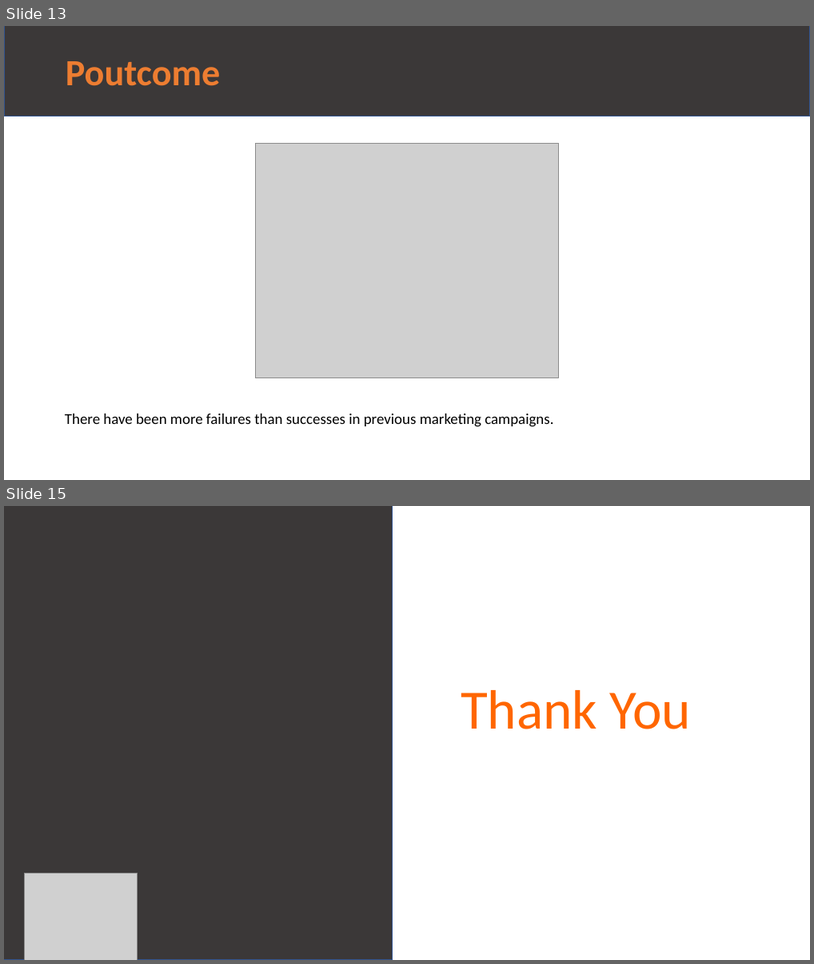
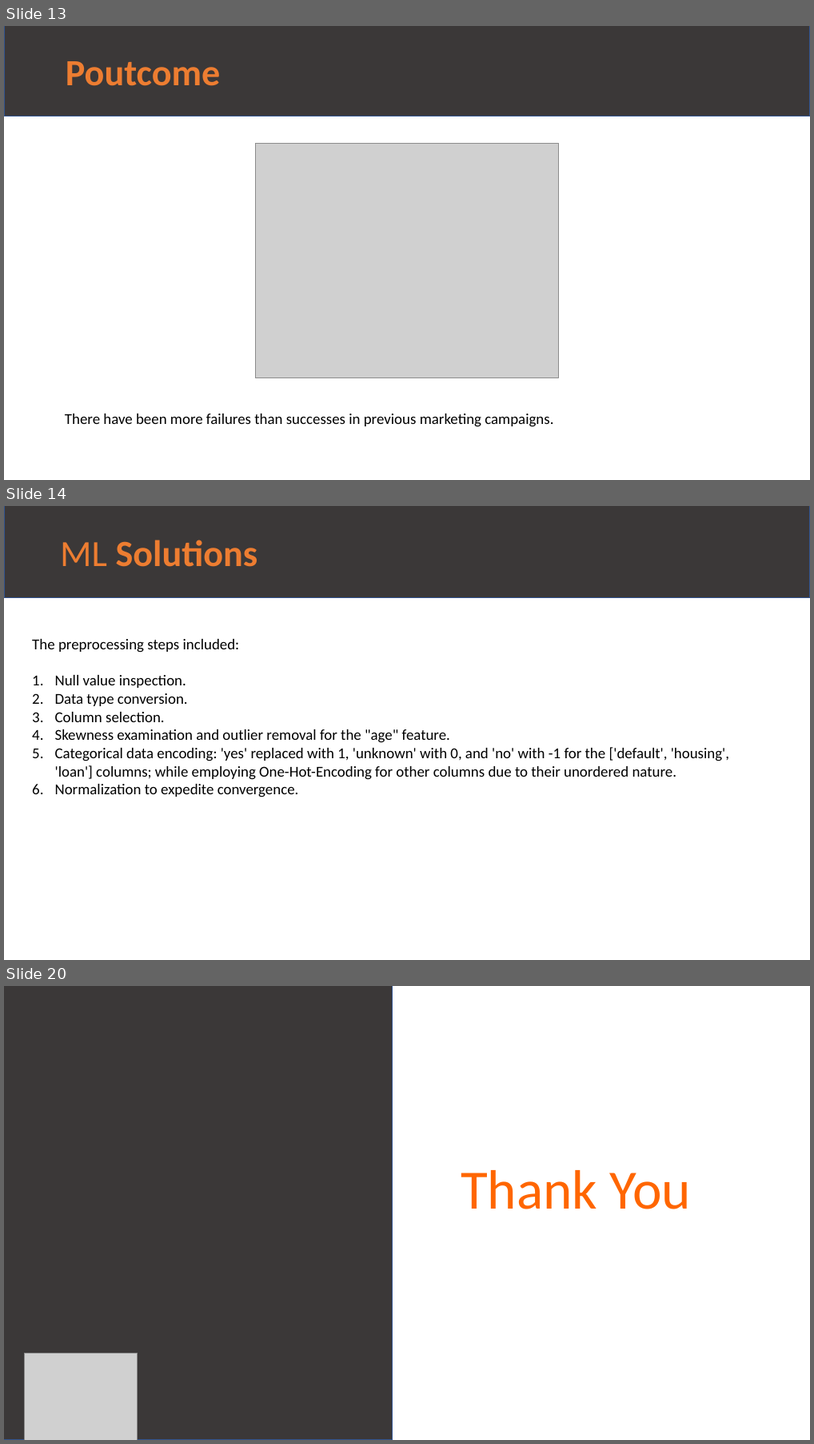
Before and after one commit to MuhammadNurilHuda/Bank-Marketing-Campaign, a slide deck: Bank Marketing Campaign - Final.pptx. Shown one above the other, each under a label of ours: slides 13 and 15 before the commit, slides 13, 14 and 20 after it; the slides between them are not shown. The pictures are 814x964 and 814x1444 pixels, drawn with LibreOffice and Linux fonts; fonts in the diff are those of the drawing; grey boxes stand for pictures. Boxes give left, top, right and bottom in pixels: in the first picture for what was removed or moved away, otherwise in the second. Text is boxed around its words. In the diff, an @@ line names an element or a change of style, - is before the commit and + after.

```diff
--- a/Bank Marketing Campaign - Final.pptx
+++ b/Bank Marketing Campaign - Final.pptx
@@ slide 14 added at bbox=[4, 506, 810, 960], background #FFFFFF @@
@@ rectangle added at bbox=[4, 506, 810, 597], fill #3B3838, outline #325491 1 pt, 44 pt, text #ED7D31, bold @@
+ML Solutions
@@ text added at bbox=[32, 639, 730, 797], 18 pt, text #000000 @@
+The preprocessing steps included:
+1. Null value inspection.
+2. Data type conversion.
+3. Column selection.
+4. Skewness examination and outlier removal for the "age" feature.
+5. Categorical data encoding: 'yes' replaced with 1, 'unknown' with 0, and 'no' with -1 for the ['default', 'housing', 'loan'] columns; while employing One-Hot-Encoding for other columns due to their unordered nature.
+6. Normalization to expedite convergence.
@@ what was slide 15 is now slide 20 @@
```
Also in this commit, not shown: 1 slide changed, 5 other slides added, 1 slide removed, 6 other files.
